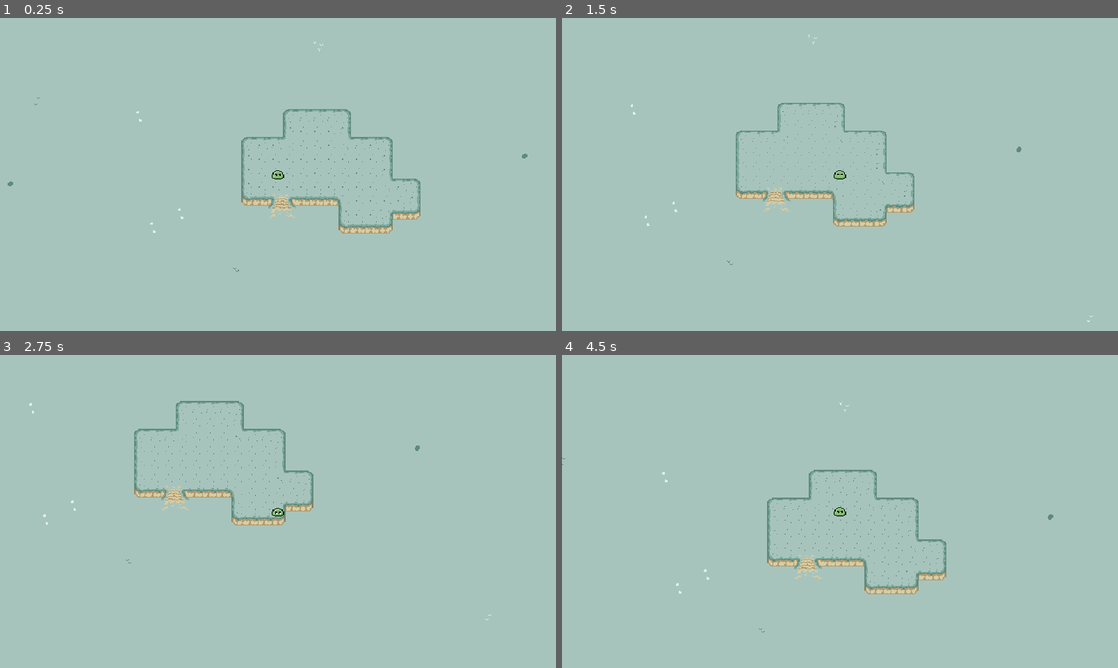
Above: before the commit, frames 1-4 (two rows, left to right).
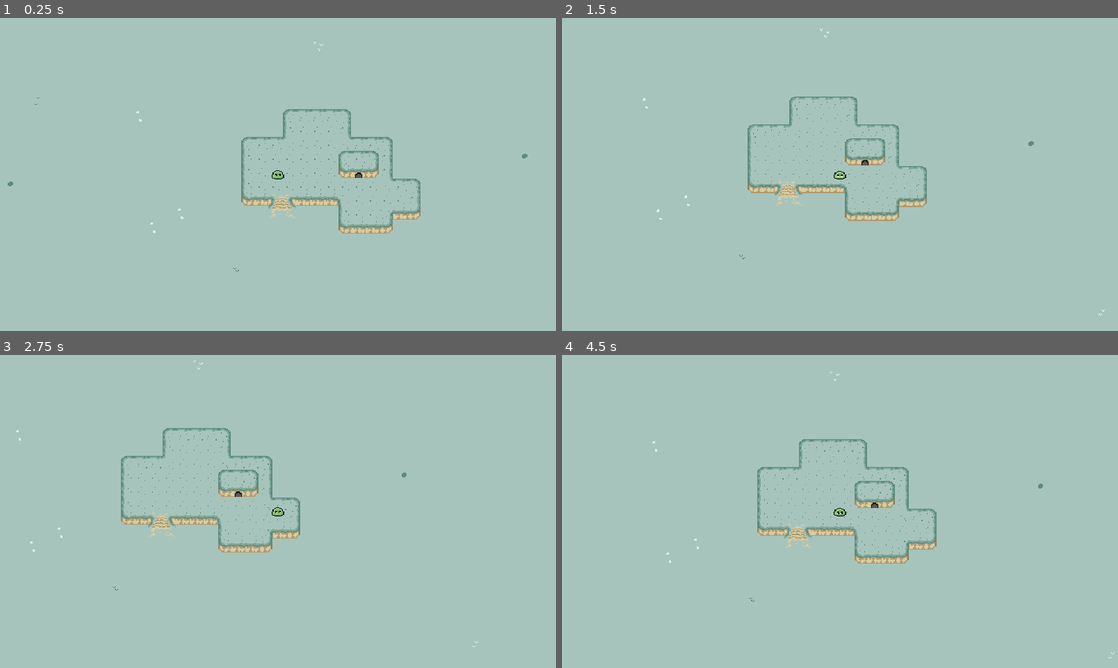
Above: after the commit, the same moments.

Repository: MisterCodo/slime
Game: Godot game, scene res://Levels/main.tscn
Same seed, same stepped clock (60 frames per second), same inputs: the game is played once before the commit and once after it.
Inputs:
- Up to frame 1 (0.25 s): no input
- Up to frame 2 (1.5 s): tap Enter at 0.5 s; hold D (ui_right) 0.53-1.28 s; hold S (ui_down) from 1.28 s (still down)
- Up to frame 3 (2.75 s): release S (ui_down) at 2.03 s; hold D (ui_right) from 2.03 s (still down)
- Up to frame 4 (4.5 s): release D (ui_right) at 2.78 s; hold W (ui_up) 2.78-3.53 s; hold A (ui_left) from 3.53 s (still down)

The runs differ from the first frame. In frame 1, 0.3% of the frame differs, in the area x 60-69%, y 42-52%; in frame 2, 3.2%; in frame 3, 3.7%; in frame 4, 3.7%, in the area x 0-100%, y 5-97%.

Commit message:
Flipped walking sprites of slime, flatten slime on first frame, it makes it feel more responsive this way. Increased movement speed.

Diff:
--- a/Characters/Slime/slime.gd
+++ b/Characters/Slime/slime.gd
@@ -1,7 +1,7 @@
 extends CharacterBody2D
 
-@export var MAX_SPEED : float = 100
-@export var ACCELERATION : float = 500
+@export var MAX_SPEED : float = 120
+@export var ACCELERATION : float = 700
 @export var FRICTION : float = 1000
 
 @onready var animation_tree = $AnimationTree
--- a/Characters/Slime/slime.tscn
+++ b/Characters/Slime/slime.tscn
@@ -170,7 +170,7 @@
 "times": PackedFloat32Array(0, 0.2),
 "transitions": PackedFloat32Array(1, 1),
 "update": 1,
-"values": [14, 15]
+"values": [15, 14]
 }
 
 [sub_resource type="Animation" id="Animation_jcw35"]
@@ -187,7 +187,7 @@
 "times": PackedFloat32Array(0, 0.2),
 "transitions": PackedFloat32Array(1, 1),
 "update": 1,
-"values": [10, 11]
+"values": [11, 10]
 }
 
 [sub_resource type="Animation" id="Animation_uo7hg"]
@@ -204,7 +204,7 @@
 "times": PackedFloat32Array(0, 0.2),
 "transitions": PackedFloat32Array(1, 1),
 "update": 1,
-"values": [2, 3]
+"values": [3, 2]
 }
 
 [sub_resource type="Animation" id="Animation_547ea"]
@@ -221,7 +221,7 @@
 "times": PackedFloat32Array(0, 0.2),
 "transitions": PackedFloat32Array(1, 1),
 "update": 1,
-"values": [6, 7]
+"values": [7, 6]
 }
 
 [sub_resource type="AnimationLibrary" id="AnimationLibrary_sdaok"]
@@ -239,6 +239,8 @@
 
 [node name="slime" type="CharacterBody2D"]
 script = ExtResource("1_errfk")
+MAX_SPEED = 120.0
+ACCELERATION = 700.0
 
 [node name="Sprite2d" type="Sprite2D" parent="."]
 texture = ExtResource("1_os1u1")
--- a/Levels/main.tscn
+++ b/Levels/main.tscn
@@ -138,6 +138,7 @@
 position = Vector2(75, 91)
 current = true
 zoom = Vector2(3, 3)
+smoothing_speed = 7.0
 
 [node name="TileMap" type="TileMap" parent="."]
 tile_set = SubResource("TileSet_hr5xn")
@@ -151,7 +152,7 @@
 layer_1/y_sort_enabled = false
 layer_1/y_sort_origin = 0
 layer_1/z_index = 0
-layer_1/tile_data = PackedInt32Array(262147, 65537, 1, 32768 …(866 unchanged characters)… 88, 65537, 1, 262152, 65537, 1, 262153, 65537, 1, 327689, 65537, 1, 393225, 65537, 1, 393226, 65537, 1, 327690, 65537, 1, 262154, 65537, 1, 327691, 65537, 1, 262155, 65537, 1, 393227, 65537, 1, 458763, 65537, 1, 52 …(331 unchanged characters)…
+layer_1/tile_data = PackedInt32Array(262147, 65537, 1, 32768 …(866 unchanged characters)… 88, 65537, 1, 262152, 65537, 1, 262153, 1, 0, 327689, 1, 2, 393225, 65537, 1, 393226, 65537, 1, 327690, 327681, 2, 262154, 65537, 0, 327691, 131073, 2, 262155, 131073, 0, 393227, 65537, 1, 458763, 65537, 1, 52 …(331 unchanged characters)…
 metadata/_edit_lock_ = true
 
 [editable path="slime"]
